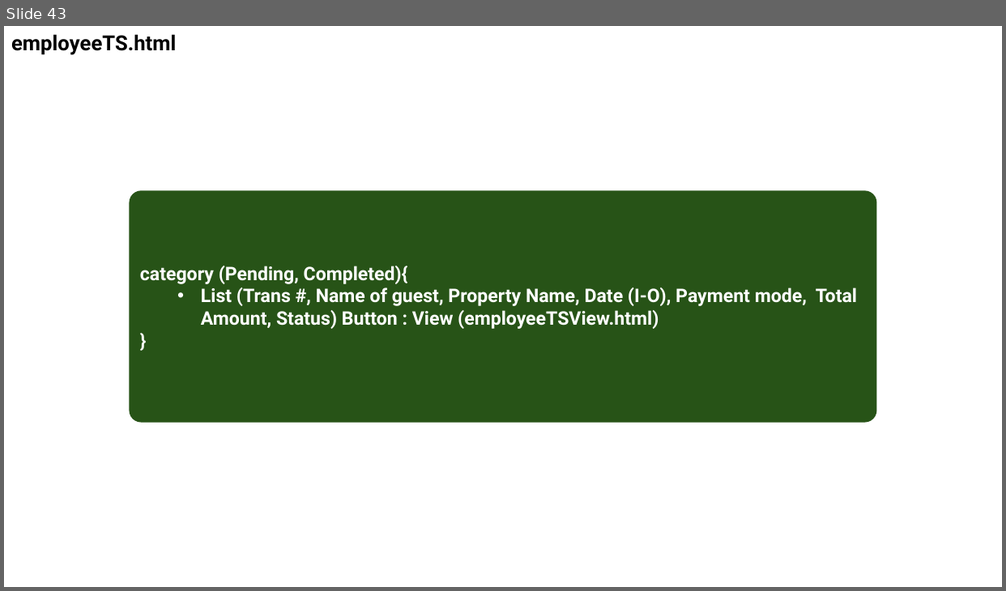
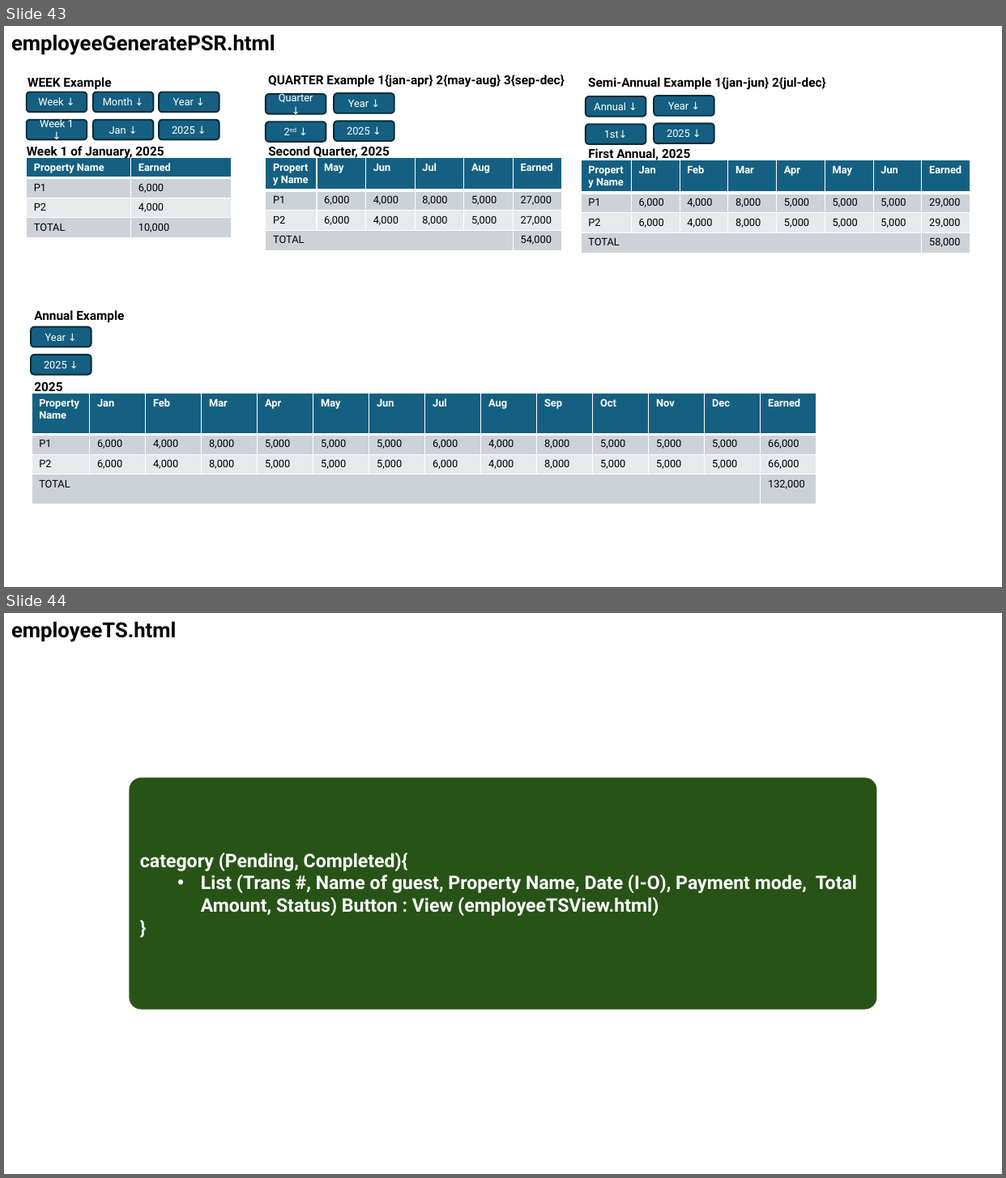
Before and after one commit to Booking-Resevation-Betcha-Homie-House/CAPSTONE-Development-Road-Map, a slide deck: betchaBooking-USECASE.pptx. Shown one above the other, each under a label of ours: slide 43 before the commit, slides 43 and 44 after it. The pictures are 1006x591 and 1006x1178 pixels, drawn with LibreOffice and Linux fonts; fonts in the diff are those of the drawing. Boxes give left, top, right and bottom in pixels: in the first picture for what was removed or moved away, otherwise in the second. Text is boxed around its words. In the diff, an @@ line names an element or a change of style, - is before the commit and + after.

Commit message:
added generate report

```diff
--- a/betchaBooking-USECASE.pptx
+++ b/betchaBooking-USECASE.pptx
@@ slide 43 added at bbox=[4, 26, 1002, 587], background #FFFFFF @@
@@ text added at bbox=[11, 34, 275, 55], 20 pt, text #000000, bold @@
+employeeGeneratePSR.html
@@ rounded rectangle added at bbox=[27, 92, 87, 112], fill #156082, outline #092A39 1.5 pt, 10 pt, text #FFFFFF @@
+Week ↓
@@ text added at bbox=[27, 77, 111, 89], 12 pt, text #000000, bold @@
+WEEK Example
@@ rounded rectangle added at bbox=[93, 92, 154, 112], fill #156082, outline #092A39 1.5 pt, 10 pt, text #FFFFFF @@
+Month ↓
@@ rounded rectangle added at bbox=[159, 92, 219, 112], fill #156082, outline #092A39 1.5 pt, 10 pt, text #FFFFFF @@
+Year ↓
@@ rounded rectangle added at bbox=[266, 94, 326, 114], fill #156082, outline #092A39 1.5 pt, 10 pt, text #FFFFFF @@
+Quarter ↓
@@ text added at bbox=[268, 75, 565, 88], 12 pt, text #000000, bold @@
+QUARTER Example 1{jan-apr} 2{may-aug} 3{sep-dec}
@@ rounded rectangle added at bbox=[334, 93, 394, 113], fill #156082, outline #092A39 1.5 pt, 10 pt, text #FFFFFF @@
+Year ↓
@@ rounded rectangle added at bbox=[586, 96, 646, 117], fill #156082, outline #092A39 1.5 pt, 10 pt, text #FFFFFF @@
+Annual ↓
@@ text added at bbox=[588, 77, 826, 90], 12 pt, text #000000, bold @@
+Semi-Annual Example 1{jan-jun} 2{jul-dec}
@@ rounded rectangle added at bbox=[654, 96, 714, 116], fill #156082, outline #092A39 1.5 pt, 10 pt, text #FFFFFF @@
+Year ↓
@@ rounded rectangle added at bbox=[27, 120, 87, 139], fill #156082, outline #092A39 1.5 pt, 10 pt, text #FFFFFF @@
+Week 1 ↓
@@ rounded rectangle added at bbox=[93, 120, 154, 139], fill #156082, outline #092A39 1.5 pt, 10 pt, text #FFFFFF @@
+Jan ↓
@@ rounded rectangle added at bbox=[159, 120, 219, 139], fill #156082, outline #092A39 1.5 pt, 10 pt, text #FFFFFF @@
+2025 ↓
@@ rounded rectangle added at bbox=[266, 122, 326, 142], fill #156082, outline #092A39 1.5 pt, 10 pt, text #FFFFFF @@
+2nd ↓
@@ rounded rectangle added at bbox=[334, 121, 394, 141], fill #156082, outline #092A39 1.5 pt, 10 pt, text #FFFFFF @@
+2025 ↓
@@ text added at bbox=[27, 146, 164, 159], 12 pt, text #000000, bold @@
+Week 1 of January, 2025
@@ text added at bbox=[268, 146, 390, 159], 12 pt, text #000000, bold @@
+Second Quarter, 2025
@@ rounded rectangle added at bbox=[586, 124, 646, 144], fill #156082, outline #092A39 1.5 pt, 10 pt, text #FFFFFF @@
+1st↓
@@ rounded rectangle added at bbox=[654, 123, 714, 143], fill #156082, outline #092A39 1.5 pt, 10 pt, text #FFFFFF @@
+2025 ↓
@@ table added at bbox=[27, 158, 232, 238], 4 rows, 2 columns @@
+Property Name | Earned
+P1 | 6,000
+P2 | 4,000
+TOTAL | 10,000
@@ table added at bbox=[266, 158, 563, 250], 4 rows, 6 columns @@
+Property Name | May | Jun | Jul | Aug | Earned
+P1 | 6,000 | 4,000 | 8,000 | 5,000 | 27,000
+P2 | 6,000 | 4,000 | 8,000 | 5,000 | 27,000
+TOTAL |  |  |  |  | 54,000
@@ table added at bbox=[582, 160, 972, 265], 4 rows, 8 columns @@
+Property Name | Jan | Feb | Mar | Apr | May | Jun | Earned
+P1 | 6,000 | 4,000 | 8,000 | 5,000 | 5,000 | 5,000 | 29,000
+P2 | 6,000 | 4,000 | 8,000 | 5,000 | 5,000 | 5,000 | 29,000
+TOTAL |  |  |  |  |  |  | 58,000
@@ text added at bbox=[588, 148, 690, 161], 12 pt, text #000000, bold @@
+First Annual, 2025
@@ text added at bbox=[34, 310, 124, 322], 12 pt, text #000000, bold @@
+Annual Example
@@ rounded rectangle added at bbox=[31, 327, 91, 347], fill #156082, outline #092A39 1.5 pt, 10 pt, text #FFFFFF @@
+Year ↓
@@ rounded rectangle added at bbox=[31, 355, 91, 375], fill #156082, outline #092A39 1.5 pt, 10 pt, text #FFFFFF @@
+2025 ↓
@@ text added at bbox=[34, 382, 62, 395], 12 pt, text #000000, bold @@
+2025
@@ table added at bbox=[32, 394, 820, 505], 4 rows, 14 columns @@
+Property Name | Jan | Feb | Mar | Apr | May | Jun | Jul | Aug | Sep | Oct | Nov | Dec | Earned
+P1 | 6,000 | 4,000 | 8,000 | 5,000 | 5,000 | 5,000 | 6,000 | 4,000 | 8,000 | 5,000 | 5,000 | 5,000 | 66,000
+P2 | 6,000 | 4,000 | 8,000 | 5,000 | 5,000 | 5,000 | 6,000 | 4,000 | 8,000 | 5,000 | 5,000 | 5,000 | 66,000
+TOTAL |  |  |  |  |  |  |  |  |  |  |  |  | 132,000
@@ what was slide 43 is now slide 44 @@
```
Also in this commit, not shown: 1 slide changed, 1 other file.
